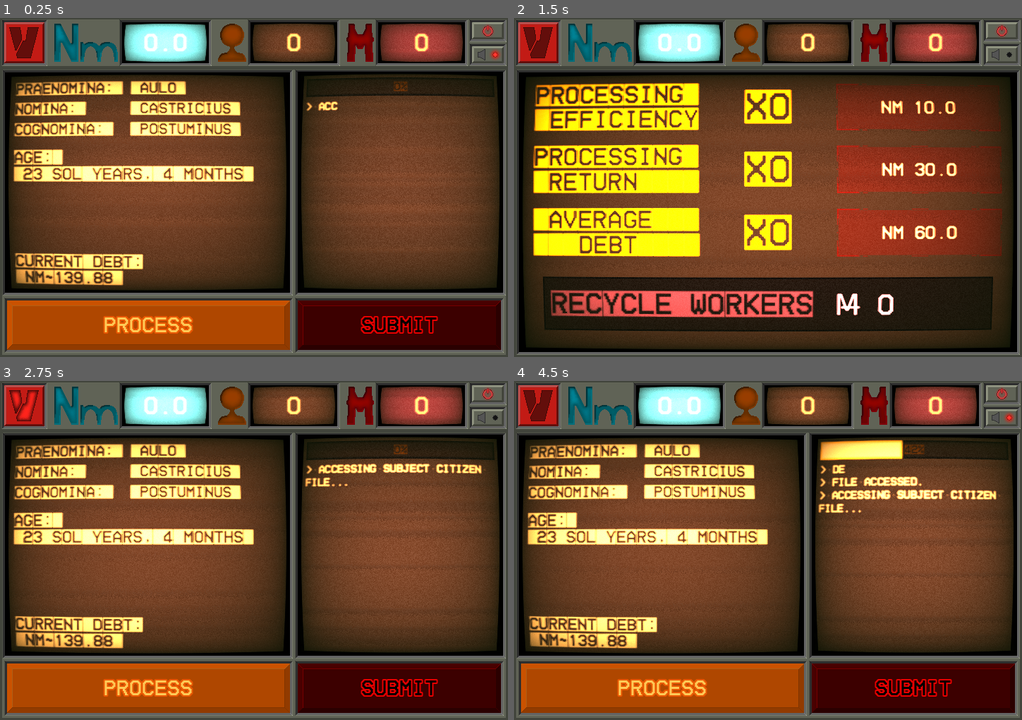
Above: before the commit, frames 1-4 (two rows, left to right).
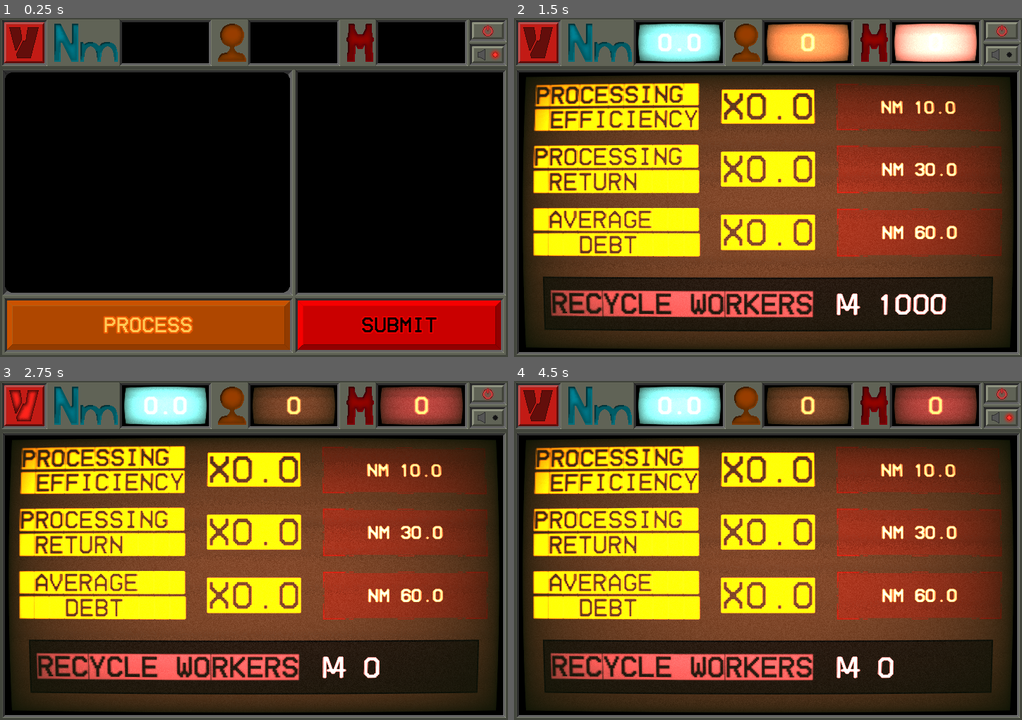
Above: after the commit, the same moments.

Repository: benIoannidis/Societas_Metallica-Processing_Division
Game: Godot game, scene res://main.tscn
Two runs of this game, one before a commit and one after it. Both use one fixed random seed, a clock stepped at 60 frames per second and the inputs below.
Inputs (mouse positions are in pixels of both pictures, inside the frame that each line leads up to):
- Up to frame 1 (0.25 s): no input
- Up to frame 2 (1.5 s): click (539, 41) at 0.5 s; click (1001, 55) at 1.25 s
- Up to frame 3 (2.75 s): click (25, 404) at 2 s
- Up to frame 4 (4.5 s): click (661, 689) at 2.75 s, where only the run before the commit has a clickable "PROCESS"; click (1001, 418) at 3.5 s; click (661, 689) at 4.25 s, where only the run before the commit has a clickable "PROCESS"

The runs differ from the first frame. In frame 1, 69% of the frame differs, in the area x 0-100%, y 1-98%; in frame 2, 7.5%; in frame 3, 59%; in frame 4, 59%.

Commit message:
terminal on and off effects, added sounds for this also

Diff:
--- a/societas-metallica---processing-division/Globals/Game_Manager.gd
+++ b/societas-metallica---processing-division/Globals/Game_Manager.gd
@@ -5,6 +5,7 @@
 signal new_subject
 signal toggle_upgrade_screen
 signal upgrade_purchased
+signal cut_audio
 
 var total_numus: float = 0.0
 var total_headcount: int = 0
@@ -15,9 +16,9 @@
 
 var active_subject: Dictionary = {}
 
-var efficiency_upgrade_cost = 10.0
-var return_upgrade_cost = 30.0
-var debt_upgrade_cost = 60.0
+var efficiency_upgrade_cost: float = 10.0
+var return_upgrade_cost: float = 30.0
+var debt_upgrade_cost: float = 60.0
 
 var efficiency_upgrade_count: int = 0
 var return_upgrade_count: int = 0
@@ -58,12 +59,12 @@
 func request_new_subject() -> void:
 	finacial_state_updated.emit()
 	var tier: int = 0
-	if total_headcount >= 10 and total_headcount < 30:
-		tier = 1
-	elif total_headcount >= 30 and total_headcount < 75:
-		tier = 2
-	elif total_headcount >= 75 and total_headcount < 150:
-		tier = 3
+	if total_headcount >= 10 and total_headcount < 30: 			tier = 1
+	elif total_headcount >= 30 and total_headcount < 75: 		tier = 2
+	elif total_headcount >= 75 and total_headcount < 150: 		tier = 3
+	elif total_headcount >= 150 and total_headcount < 300: 		tier = 4
+	elif total_headcount >= 300 and total_headcount < 450: 		tier = 5
+	elif total_headcount >= 450 and total_headcount < 600:		tier = 6
 
 	active_subject = SubjectGenerator.generate_profile(tier)
 	new_subject.emit()
@@ -84,7 +85,7 @@
 
 func upgrade_average_debt() -> void:
 	total_numus -= debt_upgrade_cost
-	SubjectGenerator.average_debt_multiplier += (SubjectGenerator.average_debt_multiplier * 0.5)
-	debt_upgrade_cost *= 4
+	SubjectGenerator.average_debt_multiplier *= 1.5
+	debt_upgrade_cost *= 4.0
 	debt_upgrade_count += 1
 	upgrade_purchased.emit()
--- a/societas-metallica---processing-division/Scripts/terminal.gd
+++ b/societas-metallica---processing-division/Scripts/terminal.gd
@@ -1,4 +1,8 @@
 extends Control
+
+@export var terminals: Array[TextureRect]
+@export var terminal_off_sfx: AudioStream
+@export var terminal_on_sfx: AudioStream
 
 @export var praenomia_label: Label
 @export var nomia_label: Label
@@ -42,6 +46,9 @@
 
 var base_pos: Vector2
 func _ready() -> void:
+	refresh_finacial_data()
+	await get_tree().create_timer(0.5).timeout
+	await boot_sequence()
 	set_default_upgrade_values()
 	upgrade_screen.visible = false
 	base_pos = position
@@ -61,6 +68,66 @@
 		GameManager.request_new_subject()
 		update_subject_details()
 
+func boot_sequence() -> void:
+	for i in range(terminals.size()):
+		await  boot_up_terminal(i)
+
+		if i < terminals.size() - 1:
+			await  get_tree().create_timer(0.25).timeout
+
+func boot_up_terminal(terminal_index: int) -> void:
+	# boot up stuff
+	terminals[terminal_index].modulate = Color(4.0, 4.0, 4.0, 1.0)
+
+	var boot_tween: Tween = create_tween()
+	terminals[terminal_index].scale = Vector2(0.01, 0.01)
+	boot_tween.parallel().tween_property(terminals[terminal_index], "scale:x", 1.0, 0.05)\
+	.set_trans(Tween.TRANS_LINEAR).set_ease(Tween.EASE_OUT)
+
+	var audio_player: AudioStreamPlayer = get_audio_child(terminals[terminal_index])
+	audio_player.stream = terminal_on_sfx
+	audio_player.play()
+
+	boot_tween.tween_property(terminals[terminal_index], "scale:y", 1.0, 0.1)\
+	.set_trans(Tween.TRANS_LINEAR).set_ease(Tween.EASE_OUT)
+
+	boot_tween.parallel().tween_property(terminals[terminal_index], "modulate", Color.WHITE, 0.8)
+
+	#await boot_tween.finished
+	#if terminal_index != terminals.size() - 1:
+		#await  get_tree().create_timer(0.5).timeout
+		#boot_up_terminal(terminal_index + 1)
+
+func shut_down_sequence() -> void:
+	for i in range(terminals.size()-1,-1,-1):
+		await shut_down_terminal(i)
+
+		if i > 0:
+			await get_tree().create_timer(0.05).timeout
+
+func shut_down_terminal(terminal_index: int) -> void:
+	terminals[terminal_index].modulate = Color(0.9, 0.9, 0.9, 1.0)
+
+	var shutdown_tween: Tween = create_tween()
+	shutdown_tween.parallel().tween_property(terminals[terminal_index], "scale:y", 0.01, 0.05)\
+	.set_trans(Tween.TRANS_EXPO).set_ease(Tween.EASE_IN_OUT)
+
+	var audio_player: AudioStreamPlayer = get_audio_child(terminals[terminal_index])
+	audio_player.stream = terminal_off_sfx
+	audio_player.play()
+
+	shutdown_tween.tween_property(terminals[terminal_index], "scale:x", 0.01, 0.2)\
+	.set_trans(Tween.TRANS_EXPO).set_ease(Tween.EASE_IN_OUT)
+
+	shutdown_tween.parallel().tween_property(terminals[terminal_index], "modulate", Color(0,0,0,0.5), 0.8)
+
+	#await shutdown_tween.finished
+
+func get_audio_child(terminal: TextureRect) -> AudioStreamPlayer:
+	for child in terminal.get_children():
+		if child is AudioStreamPlayer:
+			return child
+	return null
 func refresh_finacial_data() -> void:
 	var numus_amount: String = String.num(GameManager.total_numus, 2)
 	if GameManager.total_numus > 99.9:
@@ -176,6 +243,9 @@
 
 func _on_exit_button_button_up() -> void:
 	#replace later
+	GameManager.cut_audio.emit()
+	await shut_down_sequence()
+	await get_tree().create_timer(1).timeout
 	get_tree().quit()
 
 func set_default_upgrade_values() -> void:
@@ -197,9 +267,9 @@
 	return_button.disabled = GameManager.total_numus < GameManager.return_upgrade_cost
 	debtupgrade_button.disabled = GameManager.total_numus < GameManager.debt_upgrade_cost
 
-	efficiency_count_label.text = "x" + str(GameManager.efficiency_upgrade_count)
-	efficiency_label.text = "NM " + str(GameManager.efficiency_upgrade_cost)
-	return_count_label.text = "x" + str(GameManager.return_upgrade_count)
-	return_label.text = "NM " + str(GameManager.return_upgrade_cost)
-	debt_count_label.text = "x" + str(GameManager.debt_upgrade_count)
-	debtupgrade_label.text = "NM " + str(GameManager.debt_upgrade_cost)
+	efficiency_count_label.text = "x" + String.num(GameManager.efficiency_upgrade_count, 2)
+	efficiency_label.text = "NM " + String.num(GameManager.efficiency_upgrade_cost, 2)
+	return_count_label.text = "x" + String.num(GameManager.return_upgrade_count, 2)
+	return_label.text = "NM " + String.num(GameManager.return_upgrade_cost, 2)
+	debt_count_label.text = "x" + String.num(GameManager.debt_upgrade_count, 2)
+	debtupgrade_label.text = "NM " + String.num(GameManager.debt_upgrade_cost, 2)
--- a/societas-metallica---processing-division/Scripts/terminal_hum.gd
+++ b/societas-metallica---processing-division/Scripts/terminal_hum.gd
@@ -9,11 +9,14 @@
 var time_elapsed: float = 0.0
 
 func _ready() -> void:
+	GameManager.cut_audio.connect(_on_cut_audio)
 	var generator: AudioStreamGenerator = AudioStreamGenerator.new()
 	generator.mix_rate = 44100
 	generator.buffer_length = 0.5 # A slightly larger buffer keeps playback smooth
 
 	self.stream = generator
+
+	await get_tree().create_timer(2).timeout
 	self.play()
 
 	playback = self.get_stream_playback()
@@ -55,3 +58,6 @@
 
 		# Feed it into the continuous live buffer
 		playback.push_frame(Vector2(sample, sample))
+
+func _on_cut_audio() -> void:
+	self.stop()
--- a/societas-metallica---processing-division/main.tscn
+++ b/societas-metallica---processing-division/main.tscn
@@ -4,6 +4,7 @@
 [ext_resource type="Texture2D" uid="uid://h3hdoayw771i" path="res://UI/Sprites/screen.png" id="2_0xm2m"]
 [ext_resource type="Texture2D" uid="uid://ctke3c5hdoksu" path="res://aseprite_files/topbar.png" id="2_lswn8"]
 [ext_resource type="Shader" uid="uid://c4lwyqeisokva" path="res://shaders/crt_effect.gdshader" id="2_ycdy4"]
+[ext_resource type="AudioStream" uid="uid://ddone3lqh05di" path="res://Audio/screen_on_sfx.mp3" id="3_0n3wm"]
 [ext_resource type="FontFile" uid="uid://bx24wiouehlbu" path="res://UI/Fonts/HomeVideoBold-R90Dv.ttf" id="3_lquwl"]
 [ext_resource type="Texture2D" uid="uid://e433xxwthf47" path="res://UI/Sprites/imperium_logo.png" id="3_yaehf"]
 [ext_resource type="Texture2D" uid="uid://w8fw6u8mvmgg" path="res://UI/Sprites/button_process.png" id="4_7mycd"]
@@ -18,6 +19,7 @@
 [ext_resource type="Texture2D" uid="uid://jbowb84xy2cm" path="res://UI/Sprites/merits_screen.png" id="7_82xsv"]
 [ext_resource type="Texture2D" uid="uid://bnxe3df814416" path="res://UI/Sprites/button_submit_pressed.png" id="7_kek77"]
 [ext_resource type="Texture2D" uid="uid://o0oipg4veuyn" path="res://UI/Sprites/button_submit_disabled.png" id="8_4c57u"]
+[ext_resource type="AudioStream" uid="uid://dwyx7crr25lpe" path="res://Audio/screen_off_sfx.mp3" id="9_gngh3"]
 [ext_resource type="Texture2D" uid="uid://cmqqml84amr2t" path="res://UI/Sprites/data_screen.png" id="10_cegan"]
 [ext_resource type="Script" uid="uid://0rx4dfxjlu7j" path="res://Scripts/processing_progress_text.gd" id="11_efxa6"]
 [ext_resource type="Texture2D" uid="uid://bc233g5ccrio6" path="res://UI/Sprites/exit_button.png" id="11_seu75"]
@@ -33,7 +35,6 @@
 [ext_resource type="Script" uid="uid://ccn8mtqpe8q7c" path="res://Scripts/terminal_blip_sfx.gd" id="25_0odxb"]
 [ext_resource type="AudioStream" uid="uid://by57e3ksubmxo" path="res://Audio/toggle_upgrades_click.mp3" id="25_xuqvo"]
 [ext_resource type="Script" uid="uid://chybemvabtxl4" path="res://Scripts/terminal_hum.gd" id="26_lswn8"]
-[ext_resource type="Script" uid="uid://dufr87ml4s4pr" path="res://Scripts/terminal_crackle_sfx.gd" id="27_a6jrf"]
 [ext_resource type="Script" uid="uid://dyk6jd76jsoyr" path="res://Scripts/upgrade_panel_slide_out_sfx.gd" id="29_qsp4k"]
 [ext_resource type="Script" uid="uid://c2y0fkvgei2iv" path="res://Scripts/upgrades_watcher.gd" id="30_gngh3"]
 [ext_resource type="Texture2D" uid="uid://bih4tvp0o3cw3" path="res://UI/Sprites/upgrade_cost_button.png" id="30_ok6jj"]
@@ -140,7 +141,7 @@
 shader_parameter/glow_intensity = 4.0
 shader_parameter/glow_threshold = 0.450000021375
 
-[node name="Main" type="Control" unique_id=639852667 node_paths=PackedStringArray("praenomia_label", "nomia_label", "cognom …(497 unchanged characters)…
+[node name="Main" type="Control" unique_id=639852667 node_paths=PackedStringArray("terminals", "praenomia_label", "nomia_label", "cognom …(497 unchanged characters)…
 layout_mode = 3
 anchors_preset = 15
 anchor_right = 1.0
@@ -148,6 +149,9 @@
 grow_horizontal = 2
 grow_vertical = 2
 script = ExtResource("1_dg77c")
+terminals = [NodePath("TerminalScreen/TopBar2/BarBg/Numus/Numus_screen"), NodePath("TerminalScreen/TopBar2/BarBg/Headcount/headcount_screen"), NodePath("TerminalScreen/TopBar2/BarBg/Merits/merits_screen"), NodePath("TerminalScreen/Screen/CapiteCensiData/CanvasGroup/TextureRect"), NodePath("TerminalScreen/Screen/ProcessingProgressInfo/CanvasGroup/TextureRect")]
+terminal_off_sfx = ExtResource("9_gngh3")
+terminal_on_sfx = ExtResource("3_0n3wm")
 praenomia_label = NodePath("TerminalScreen/Screen/CapiteCensiData/CanvasGroup/TextureRect/Praenomina/Praenomina_Value")
 nomia_label = NodePath("TerminalScreen/Screen/CapiteCensiData/CanvasGroup/TextureRect/Nomina/Nomina_Value")
 cognomia_label = NodePath("TerminalScreen/Screen/CapiteCensiData/CanvasGroup/TextureRect/Cognomina/Cognomina_Value")
@@ -214,6 +218,7 @@
 texture_hover = ExtResource("5_a6jrf")
 
 [node name="Numus" type="CanvasGroup" parent="TerminalScreen/TopBar2/BarBg" unique_id=1217403747]
+clip_children = 1
 material = SubResource("ShaderMaterial_blvug")
 fit_margin = 0.0
 clear_margin = 0.0
@@ -223,7 +228,10 @@
 offset_top = 6.0
 offset_right = 296.0
 offset_bottom = 64.0
+scale = Vector2(1e-05, 1e-05)
+pivot_offset_ratio = Vector2(0.5, 0.5)
 texture = ExtResource("4_074og")
+metadata/_edit_use_anchors_ = true
 
 [node name="Label" type="Label" parent="TerminalScreen/TopBar2/BarBg/Numus/Numus_screen" unique_id=269836246]
 layout_mode = 0
@@ -237,6 +245,10 @@
 horizontal_alignment = 1
 vertical_alignment = 1
 
+[node name="AudioStreamPlayer" type="AudioStreamPlayer" parent="TerminalScreen/TopBar2/BarBg/Numus/Numus_screen" unique_id=50269256]
+stream = ExtResource("9_gngh3")
+bus = &"ButtonFX"
+
 [node name="Headcount" type="CanvasGroup" parent="TerminalScreen/TopBar2/BarBg" unique_id=988547381]
 material = SubResource("ShaderMaterial_blvug")
 fit_margin = 0.0
@@ -247,6 +259,8 @@
 offset_top = 6.0
 offset_right = 478.0
 offset_bottom = 64.0
+scale = Vector2(1e-05, 1e-05)
+pivot_offset_ratio = Vector2(0.5, 0.5)
 texture = ExtResource("6_cegan")
 
 [node name="Label2" type="Label" parent="TerminalScreen/TopBar2/BarBg/Headcount/headcount_screen" unique_id=1240412498]
@@ -259,6 +273,10 @@
 theme_override_font_sizes/font_size = 35
 horizontal_alignment = 1
 vertical_alignment = 1
+
+[node name="AudioStreamPlayer" type="AudioStreamPlayer" parent="TerminalScreen/TopBar2/BarBg/Headcount/headcount_screen" unique_id=1714961392]
+stream = ExtResource("9_gngh3")
+bus = &"ButtonFX"
 
 [node name="Merits" type="CanvasGroup" parent="TerminalScreen/TopBar2/BarBg" unique_id=738933260]
 material = SubResource("ShaderMaterial_blvug")
@@ -270,6 +288,8 @@
 offset_top = 6.0
 offset_right = 659.0
 offset_bottom = 64.0
+scale = Vector2(1e-05, 1e-05)
+pivot_offset_ratio = Vector2(0.5, 0.5)
 texture = ExtResource("7_82xsv")
 
 [node name="Label3" type="Label" parent="TerminalScreen/TopBar2/BarBg/Merits/merits_screen" unique_id=834323286]
@@ -282,6 +302,10 @@
 theme_override_font_sizes/font_size = 35
 horizontal_alignment = 1
 vertical_alignment = 1
+
+[node name="AudioStreamPlayer" type="AudioStreamPlayer" parent="TerminalScreen/TopBar2/BarBg/Merits/merits_screen" unique_id=1985304844]
+stream = ExtResource("9_gngh3")
+bus = &"ButtonFX"
 
 [node name="ExitButton" type="TextureButton" parent="TerminalScreen/TopBar2/BarBg" unique_id=1562640063]
 layout_mode = 0
@@ -333,7 +357,9 @@
 [node name="TextureRect" type="TextureRect" parent="TerminalScreen/Screen/CapiteCensiData/CanvasGroup" unique_id=1274298806]
 offset_right = 404.0
 offset_bottom = 312.0
+scale = Vector2(1e-05, 1e-05)
 pivot_offset = Vector2(0, 156)
+pivot_offset_ratio = Vector2(0.5, 0)
 size_flags_horizontal = 4
 size_flags_vertical = 4
 texture = ExtResource("10_cegan")
@@ -359,7 +385,6 @@
 theme_override_colors/font_color = Color(0.90588236, 0.5764706, 0.25490198, 1)
 theme_override_fonts/font = ExtResource("3_lquwl")
 theme_override_font_sizes/font_size = 22
-text = " marcus "
 vertical_alignment = 1
 
 [node name="Nomina" type="Label" parent="TerminalScreen/Screen/CapiteCensiData/CanvasGroup/TextureRect" unique_id=1440603619]
@@ -371,7 +396,7 @@
 theme_override_colors/font_color = Color(0.90588236, 0.5764706, 0.25490198, 1)
 theme_override_fonts/font = ExtResource("3_lquwl")
 theme_override_font_sizes/font_size = 22
-text = "NOMINA: "
+text = "NOMINA:     "
 vertical_alignment = 1
 
 [node name="Nomina_Value" type="Label" parent="TerminalScreen/Screen/CapiteCensiData/CanvasGroup/TextureRect/Nomina" unique_id=348151823]
@@ -382,7 +407,6 @@
 theme_override_colors/font_color = Color(0.90588236, 0.5764706, 0.25490198, 1)
 theme_override_fonts/font = ExtResource("3_lquwl")
 theme_override_font_sizes/font_size = 22
-text = " aureilius "
 vertical_alignment = 1
 
 [node name="Cognomina" type="Label" parent="TerminalScreen/Screen/CapiteCensiData/CanvasGroup/TextureRect" unique_id=2099788296]
@@ -394,7 +418,7 @@
 theme_override_colors/font_color = Color(0.90588236, 0.5764706, 0.25490198, 1)
 theme_override_fonts/font = ExtResource("3_lquwl")
 theme_override_font_sizes/font_size = 22
-text = "COGNOMINA: "
+text = "COGNOMINA:  "
 vertical_alignment = 1
 
 [node name="Cognomina_Value" type="Label" parent="TerminalScreen/Screen/CapiteCensiData/CanvasGroup/TextureRect/Cognomina" unique_id=722038922]
@@ -405,7 +429,6 @@
 theme_override_colors/font_color = Color(0.90588236, 0.5764706, 0.25490198, 1)
 theme_override_fonts/font = ExtResource("3_lquwl")
 theme_override_font_sizes/font_size = 22
-text = " Auzzie "
 vertical_alignment = 1
 
 [node name="Age" type="Label" parent="TerminalScreen/Screen/CapiteCensiData/CanvasGroup/TextureRect" unique_id=622618422]
@@ -417,7 +440,7 @@
 theme_override_colors/font_color = Color(0.90588236, 0.5764706, 0.25490198, 1)
 theme_override_fonts/font = ExtResource("3_lquwl")
 theme_override_font_sizes/font_size = 24
-text = "AGE: "
+text = "AGE:"
 vertical_alignment = 1
 
 [node name="Age_Value" type="Label" parent="TerminalScreen/Screen/CapiteCensiData/CanvasGroup/TextureRect/Age" unique_id=1146042619]
@@ -428,7 +451,6 @@
 theme_override_colors/font_color = Color(0.90588236, 0.5764706, 0.25490198, 1)
 theme_override_fonts/font = ExtResource("3_lquwl")
 theme_override_font_sizes/font_size = 24
-text = " 23 Sol Years, 11 months "
 vertical_alignment = 1
 
 [node name="Debt" type="Label" parent="TerminalScreen/Screen/CapiteCensiData/CanvasGroup/TextureRect" unique_id=1627272091]
@@ -451,8 +473,11 @@
 theme_override_colors/font_color = Color(0.90588236, 0.5764706, 0.25490198, 1)
 theme_override_fonts/font = ExtResource("3_lquwl")
 theme_override_font_sizes/font_size = 24
-text = " Nm~12301 "
-vertical_alignment = 1
+vertical_alignment = 1
+
+[node name="AudioStreamPlayer" type="AudioStreamPlayer" parent="TerminalScreen/Screen/CapiteCensiData/CanvasGroup/TextureRect" unique_id=610559722]
+stream = ExtResource("9_gngh3")
+bus = &"ButtonFX"
 
 [node name="ProcessingProgressInfo" type="Control" parent="TerminalScreen/Screen" unique_id=2008333616]
 layout_mode = 1
@@ -473,6 +498,8 @@
 offset_top = -1.0
 offset_right = 291.0
 offset_bottom = 311.0
+scale = Vector2(1e-05, 1e-05)
+pivot_offset_ratio = Vector2(0.5, 0.5)
 texture = ExtResource("12_82xsv")
 
 [node name="ProgressBar" type="ProgressBar" parent="TerminalScreen/Screen/ProcessingProgressInfo/CanvasGroup/TextureRect" unique_id=413082905]
@@ -524,6 +551,10 @@
 script = ExtResource("11_efxa6")
 terminal_script = NodePath("../../../../../..")
 
+[node name="AudioStreamPlayer" type="AudioStreamPlayer" parent="TerminalScreen/Screen/ProcessingProgressInfo/CanvasGroup/TextureRect" unique_id=1759392655]
+stream = ExtResource("9_gngh3")
+bus = &"ButtonFX"
+
 [node name="ProcessButton" type="TextureButton" parent="TerminalScreen/Screen" unique_id=1171331562]
 modulate = Color(1, 0.791, 0.33999997, 1)
 layout_mode = 1
@@ -605,6 +636,7 @@
 vertical_alignment = 1
 
 [node name="UpgradeScreen" type="TextureRect" parent="TerminalScreen" unique_id=106190974]
+visible = false
 texture_filter = 1
 layout_mode = 0
 offset_top = 70.0
@@ -910,11 +942,6 @@
 script = ExtResource("26_lswn8")
 oscillation_speed = 10.0
 
-[node name="TerminalCrackleSFX" type="AudioStreamPlayer" parent="." unique_id=1815599824]
-bus = &"ButtonFX"
-script = ExtResource("27_a6jrf")
-max_peak_volume = 0.01
-
 [node name="UpgradePanelSlideOut_SFX" type="AudioStreamPlayer" parent="." unique_id=409162427]
 script = ExtResource("29_qsp4k")
 scraping_volume = 0.2
Not shown, added: societas-metallica---processing-division/Audio/screen_off_sfx.mp3.import
Not shown, added: societas-metallica---processing-division/Audio/screen_on_sfx.mp3.import
Not shown, added: societas-metallica---processing-division/Audio/screen_off_sfx.mp3
Not shown, added: societas-metallica---processing-division/Audio/screen_on_sfx.mp3
